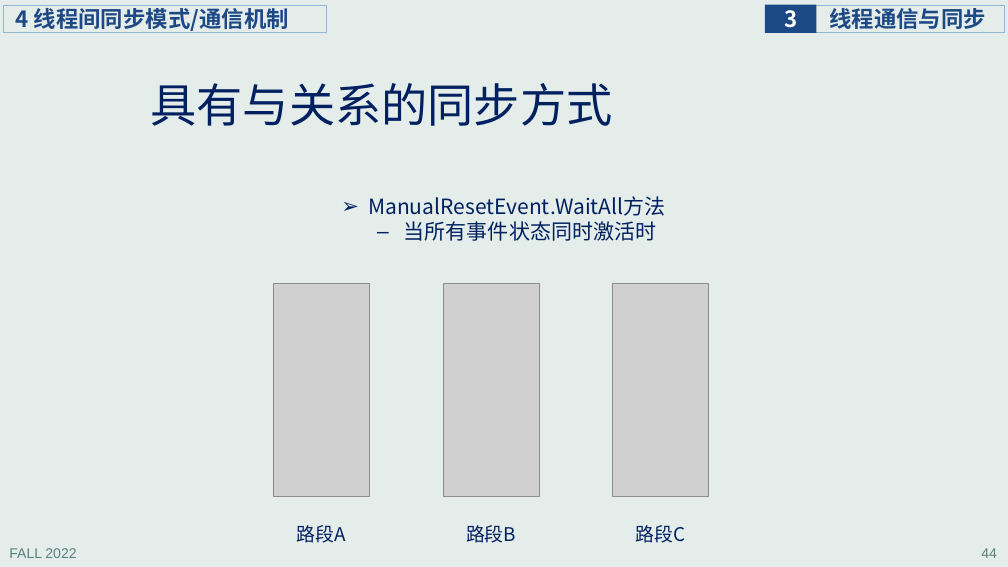
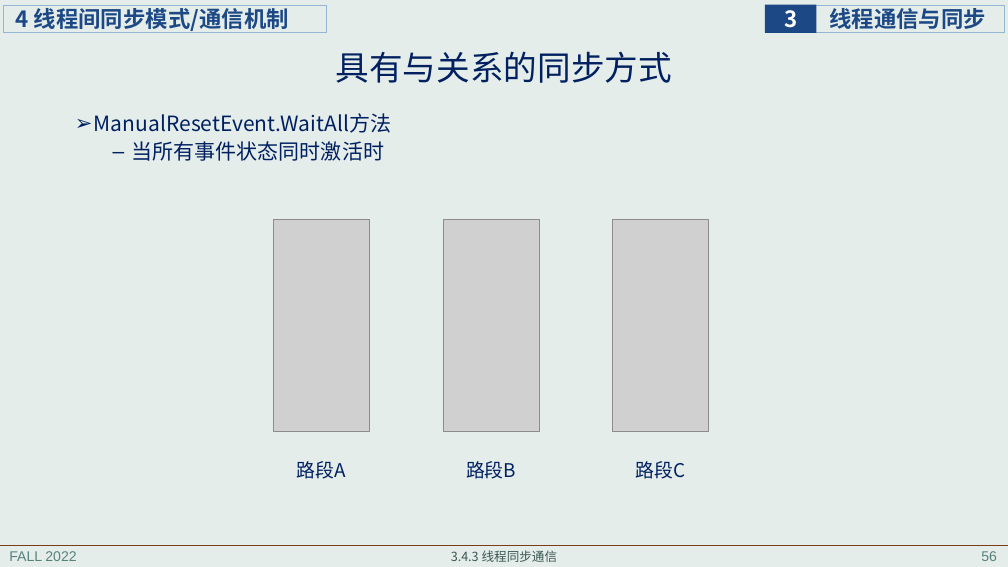
Before and after one commit to principleWindows/win-principle-2022, a slide deck: slide 56 of slides/instruction/principleWindows_3.pptx (slide 44 before the commit). Drawn at 1008x567 pixels with LibreOffice and Linux fonts; fonts in the diff are those of the drawing; grey boxes stand for pictures. Boxes give left, top, right and bottom in pixels: in the first picture for what was removed or moved away, otherwise in the second. Text is boxed around its words. In the diff, an @@ line names an element or a change of style, - is before the commit and + after.

```diff
--- a/slides/instruction/principleWindows_3.pptx
+++ b/slides/instruction/principleWindows_3.pptx
@@ title "具有与关系的同步方式": place and size @@
-title "具有与关系的同步方式" at box(150, 83, 612, 126)
+title "具有与关系的同步方式" at box(336, 51, 672, 83)
@@ title "具有与关系的同步方式" at box(336, 51, 672, 83): size 44 to 32 pt; alignment left to centre @@
@@ text "ManualResetEvent.WaitAll方法": place and size @@
-text "ManualResetEvent.WaitAll方法" at box(368, 196, 665, 241)
+text "ManualResetEvent.WaitAll方法" at box(94, 113, 391, 161)
@@ 3 pictures, 3 texts: place and size @@
-3 pictures, 3 texts at box(274, 284, 709, 543)
+3 pictures, 3 texts at box(274, 219, 709, 479)
@@ line added from (0, 545) to (1008, 545), #7B3D17 0.5 pt @@
@@ text added at box(451, 550, 558, 562), 12 pt, text #3A5750 @@
+3.4.3 线程同步通信
@@ page number removed at box(981, 548, 997, 558) @@
-44
@@ page number added at box(981, 551, 997, 561), 13.3 pt, text #578279 @@
+56
```
Also in this commit, not shown: 52 other slides changed, 19 slides added, 1 slide removed, 7 other files.
